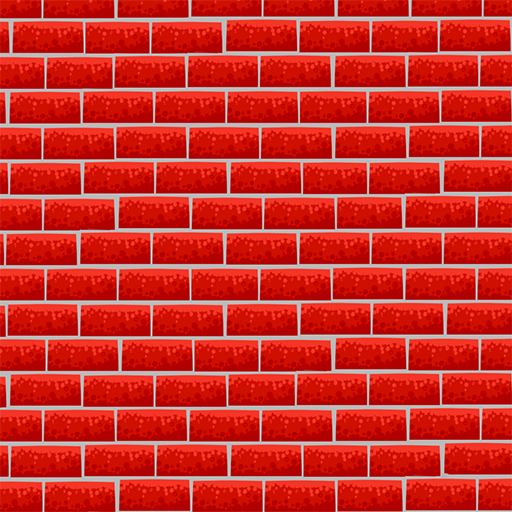
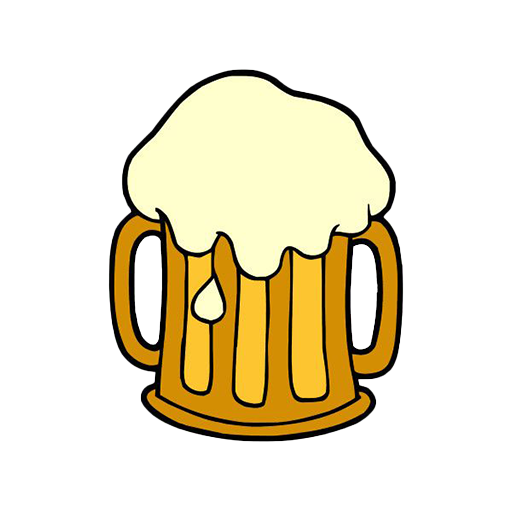
Comparing the layer stacks of the two 512px x 512px images. Changes:
hid "Muro" (1st of 2) over <box>0,0,512,512</box>
added layer "Capa 2" above "CajaObjetivo" over <box>108,69,404,442</box>
